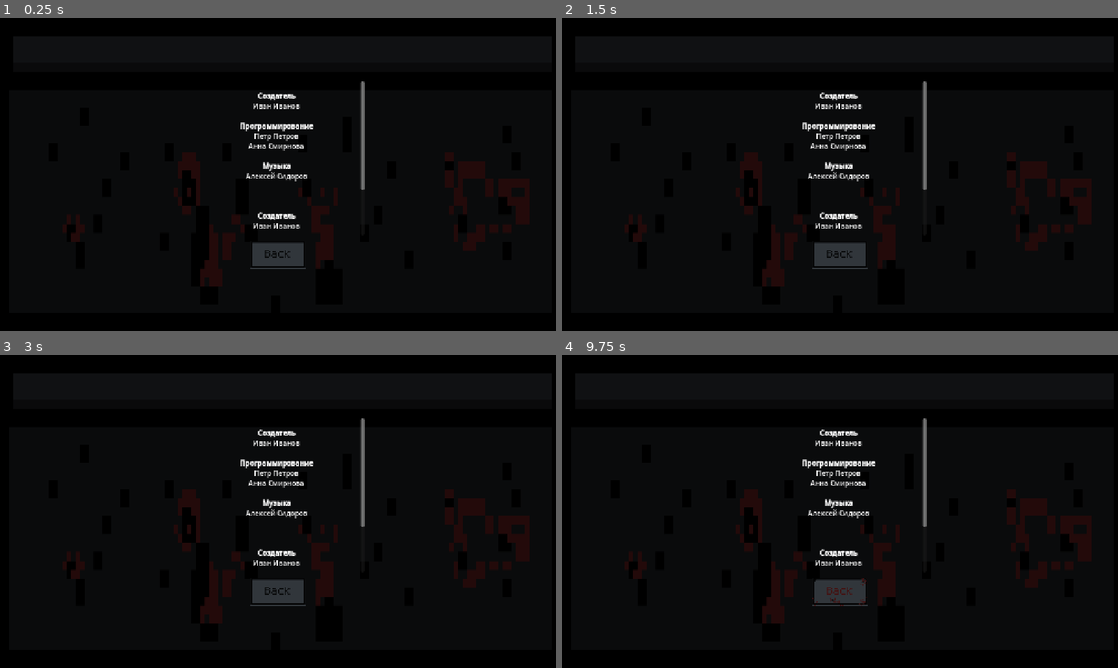
Above: before the commit, frames 1-4 (two rows, left to right).
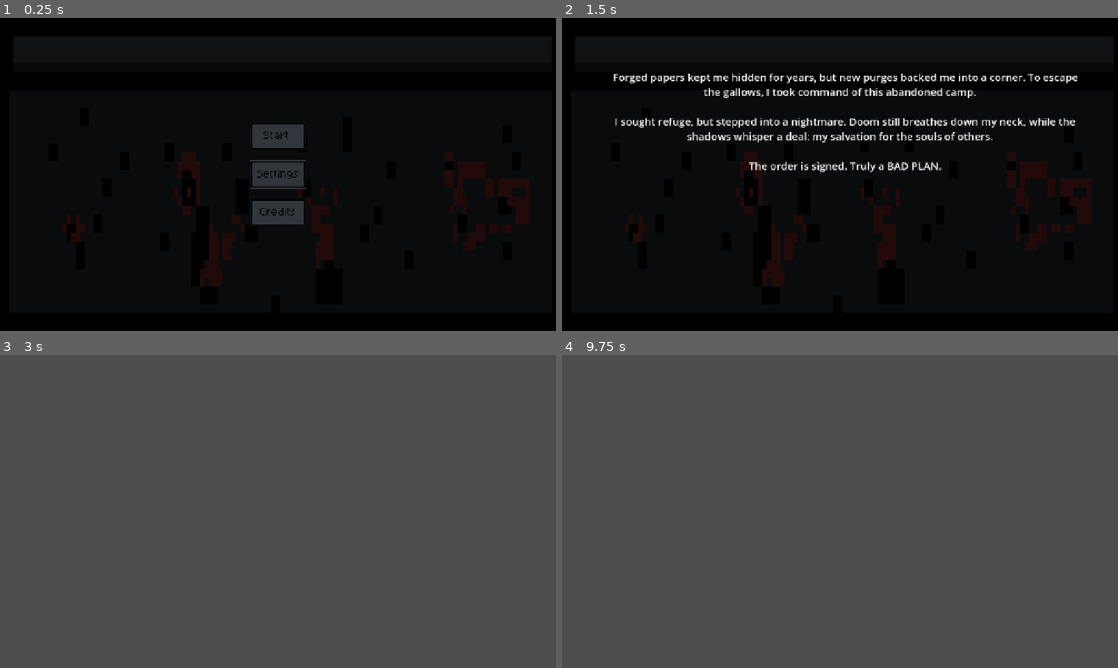
Above: after the commit, the same moments.

Repository: JoshuaWe1t/death-camp
Game: Godot game, scene res://scenes/menus/main_menu/main_menu.tscn
Two runs of this game, one before a commit and one after it. Both use one fixed random seed, a clock stepped at 60 frames per second and the inputs below. Before the commit the project has no main scene; this scene is started directly in both runs. Sound files missing from this copy of the repository are replaced by a short silence.
Inputs (mouse positions are in pixels of both pictures, inside the frame that each line leads up to):
- Up to frame 1 (0.25 s): no input
- Up to frame 2 (1.5 s): click (840, 136) at 0.52 s; click (840, 252) at 1.27 s
- Up to frame 3 (3 s): tap Enter at 2 s; move the mouse to (400, 495) at 2.02 s; press the mouse at (400, 495) at 2.03 s; tap Space (SPACE) at 2.75, 2.85 s; move the mouse to (166, 527) at 2.77 s; release the mouse at (166, 527) at 2.78 s; click (166, 527) at 2.92 s
- Up to frame 4 (9.75 s): tap Enter at 3.5, 5 s; move the mouse to (895, 442) at 3.52 s; tap N at 3.6, 5.85, 8.1 s; click (895, 442) at 3.67 s; tap Space (SPACE) at 4.25, 7.35 s; move the mouse to (812, 574) at 4.27 s; click (812, 574) at 4.35 s; move the mouse to (1006, 558) at 5.02 s; hold Space (SPACE) 5.03-5.78 s; click (1006, 558) at 5.17 s; move the mouse to (673, 464) at 5.77 s; click (673, 464) at 5.92 s; move the mouse to (867, 511) at 6.52 s; press the mouse at (867, 511) at 6.53 s; move the mouse to (756, 433) at 7.27 s; release the mouse at (756, 433) at 7.28 s; click (756, 433) at 7.42 s; move the mouse to (962, 495) at 8.02 s; click (962, 495) at 8.17 s; move the mouse to (728, 527) at 8.77 s; click (728, 527) at 8.85 s; move the mouse to (895, 442) at 9.52 s; hold Space (SPACE) from 9.53 s (still down); click (895, 442) at 9.67 s

The runs differ from the first frame. In frame 1, 3.4% of the frame differs, in the area x 43-66%, y 20-81%; in frame 2, 5.8%; in frame 3, 100%, in the area x 0-100%, y 0-100%; in frame 4, 100%.
Error before the commit: Parse Error: Identifier "MusicManager" not declared in the current scope. (res://scenes/menus/main_menu/main_menu.gd:63)

Commit message:
feat: Добавить менеджер музыки в загрузки

Diff:
--- a/project.godot
+++ b/project.godot
@@ -11,6 +11,7 @@
 [application]
 
 config/name="Death camp"
+run/main_scene="uid://de6gyvvrdowrb"
 config/features=PackedStringArray("4.5", "GL Compatibility")
 config/icon="res://icon.svg"
 
@@ -28,6 +29,7 @@
 SupervisorManager="*res://core/autoload/SupervisorManager.gd"
 ResourceManager="*res://core/autoload/ResourceManager.gd"
 WinLoseManager="*res://core/autoload/WinLoseManager.gd"
+MusicManager="*res://core/autoload/music_manager.tscn"
 
 [display]
 
